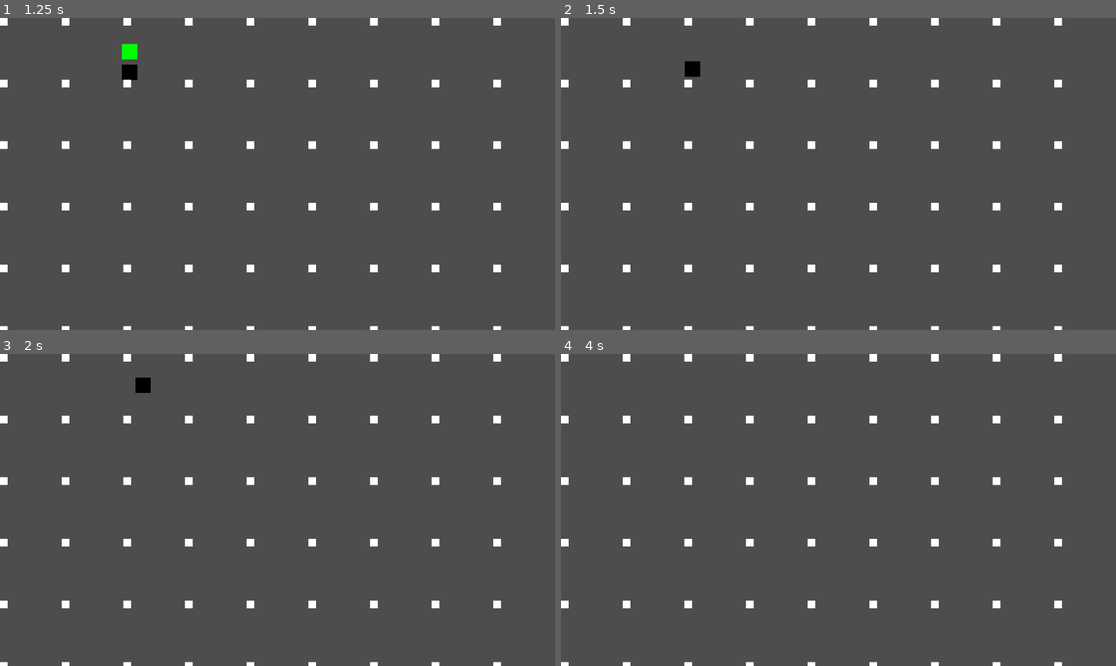
Above: before the commit, frames 1-4 (two rows, left to right).
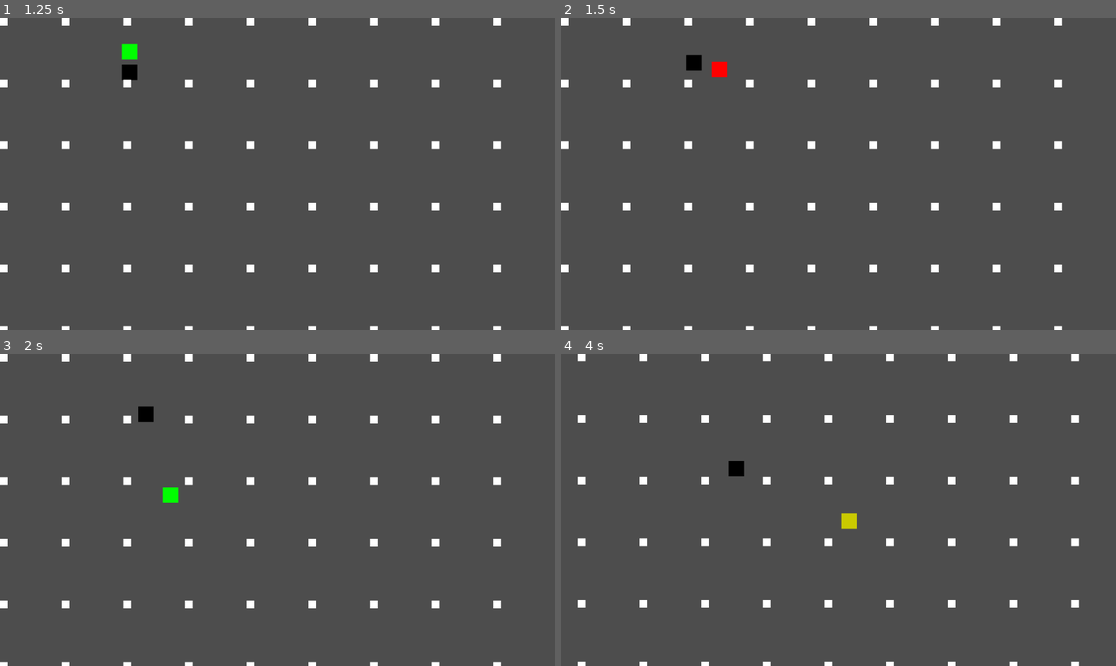
Above: after the commit, the same moments.

Repository: DiegoChiodi/Divina-Comedia-Game
Game: Godot game, scene res://Scene/main.tscn
Same seed, same stepped clock (60 frames per second), same inputs: the game is played once before the commit and once after it.
Inputs (mouse positions are in pixels of both pictures, inside the frame that each line leads up to):
- Up to frame 1 (1.25 s): move the mouse to (399, 158) at 0.52 s; hold D (right) from 0.53 s (still down); click (399, 158) at 0.6 s
- Up to frame 2 (1.5 s): move the mouse to (727, 189) at 1.27 s; release D (right) at 1.28 s; hold S (down) from 1.28 s (still down); tap Space (space) at 1.35 s
- Up to frame 3 (2 s): keep holding S (down)
- Up to frame 4 (4 s): move the mouse to (894, 441) at 2.02 s; release S (down) at 2.03 s; hold D (right) 2.03-2.78 s; click (894, 441) at 2.1 s; move the mouse to (810, 572) at 2.77 s; hold W (up) 2.78-3.53 s; tap Space (space) at 2.85 s; move the mouse to (1005, 556) at 3.52 s; hold A (left) from 3.53 s (still down); click (1005, 556) at 3.6 s

Frame 1 is identical in both runs. In frame 2, 0.3% of the frame differs, in the area x 22-31%, y 11-19%; in frame 3, 0.4%; in frame 4, 4.0%, in the area x 0-94%, y 0-100%.

Commit message:
Collision knocback create

Diff:
--- a/Scripts/movel.gd
+++ b/Scripts/movel.gd
@@ -38,5 +38,8 @@
 func move_directionTarget() -> void:
 	self.move_direction = self.direction + impulse
 
+func takeAttack(_impulse : Vector2, _damage : float) -> void:
+	takeImpulse(_impulse)
+
 func takeImpulse(_impulse : Vector2) -> void:
 	impulse = _impulse
--- a/Scripts/player.gd
+++ b/Scripts/player.gd
@@ -54,7 +54,6 @@
 		self.sprite.modulate = Color(1,0,0) #vermelho
 	else:
 		self.speedDash = 1
-	print(dash)
 
 func velocityTarget(delta) -> void:
 	velocity = velocity.lerp(move_direction * speed * speedDash, acceleration)
--- a/entity.gd
+++ b/entity.gd
@@ -4,6 +4,10 @@
 var lifeMax : float = 100
 var life : float = lifeMax
 var damage : float = 20
+
+var invencible : bool = false
+var invencibleDelay : float = 0.2
+var invencibleWait : float = self.invencibleDelay
 
 var groupRival : String = ""
 
@@ -17,15 +21,26 @@
 	if life <= 0:
 		self.queue_free()
 
+	if self.invencible:
+		if invencibleWait < invencibleDelay:
+			invencibleWait += delta
+		else:
+			invencible = false
+
 func groupsAdd() -> void:
 	pass
 
 func takeDamage(_damage : float) -> void:
-	life -= damage
+	if !invencible:
+		life -= damage
+		invencible = true
+		invencibleWait = 0.0
 
-func takeAttack(_damage : float, _impulse : Vector2):
+func takeAttack(_impulse : Vector2, _damage : float):
+	super.takeAttack(_impulse, _damage)
 	takeDamage(_damage)
-	takeImpulse(_impulse)
+
+
 
 func dead() -> void:
 	pass
--- a/shadowEnemy.gd
+++ b/shadowEnemy.gd
@@ -8,7 +8,7 @@
 func _process(delta: float) -> void:
 	super._process(delta)
 	if colPlayer:
-		self.player.takeAttack(damage, (self.position - self.player.position).normalized() * 3)
+		self.player.takeAttack((self.player.position - self.position).normalized() * 3, damage)
 		if self.player.inDash:
 			pass
 
